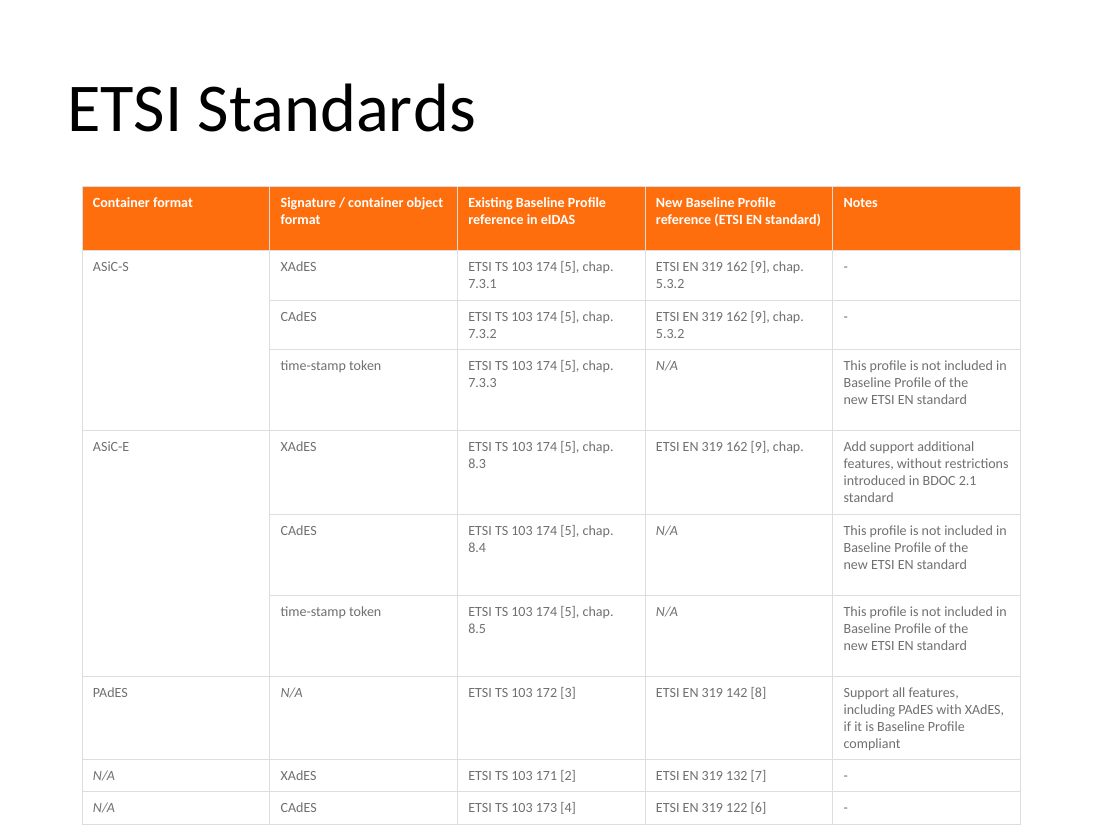
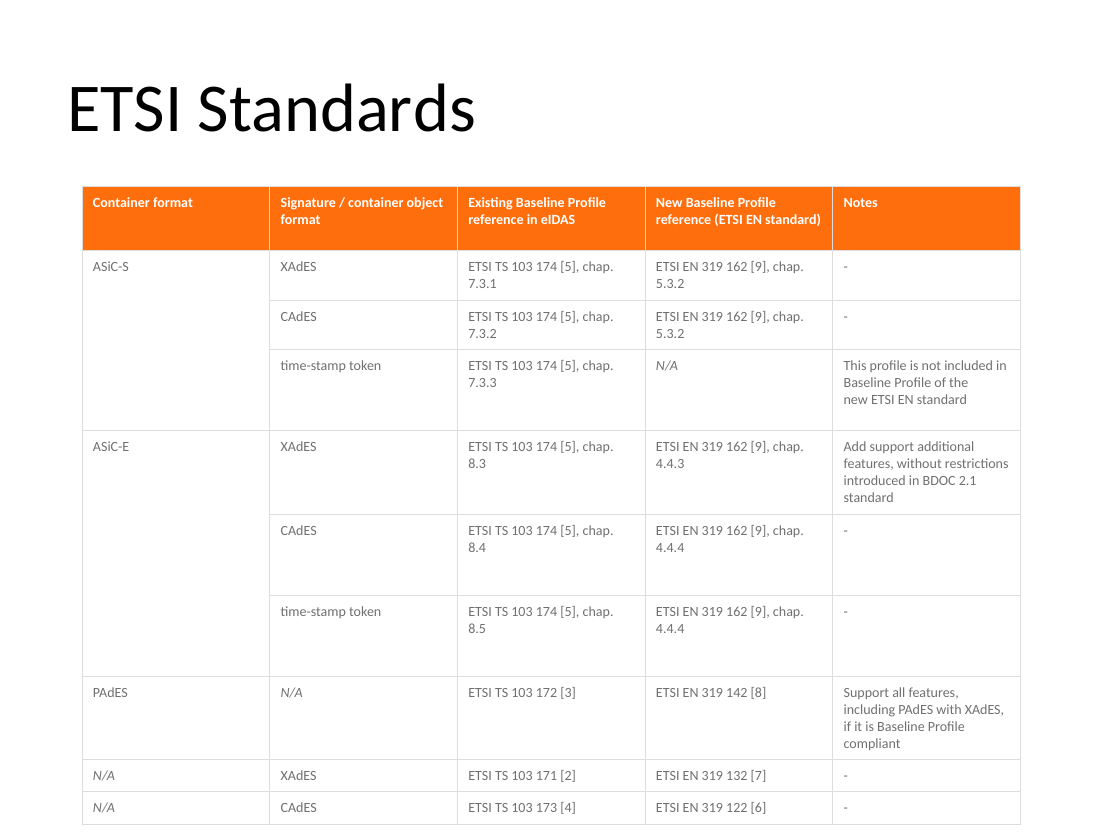
Before and after one commit to open-eid/SiVa, a slide deck: slide 5 of docs/presentation/SiVA_presentation_ENG.pptx. Drawn at 1120x840 pixels with LibreOffice and Linux fonts; fonts in the diff are those of the drawing. Boxes give left, top, right and bottom in pixels: in the first picture for what was removed or moved away, otherwise in the second. Text is boxed around its words. In the diff, an @@ line names an element or a change of style, - is before the commit and + after.

```diff
--- a/docs/presentation/SiVA_presentation_ENG.pptx
+++ b/docs/presentation/SiVA_presentation_ENG.pptx
@@ table at [82,186,1023,822] @@
-row 5, column 4: ETSI EN 319 162 [9], chap.
+row 5, column 4: ETSI EN 319 162 [9], chap. 4.4.3
-row 6, column 4: N/A
+row 6, column 4: ETSI EN 319 162 [9], chap. 4.4.4
-row 6, column 5: This profile is not included in Baseline Profile of the new ETSI EN standard
+row 6, column 5: -
-row 7, column 4: N/A
+row 7, column 4: ETSI EN 319 162 [9], chap. 4.4.4
-row 7, column 5: This profile is not included in Baseline Profile of the new ETSI EN standard
+row 7, column 5: -
```
Also in this commit, not shown: 5 other slides changed, 3 other files.
